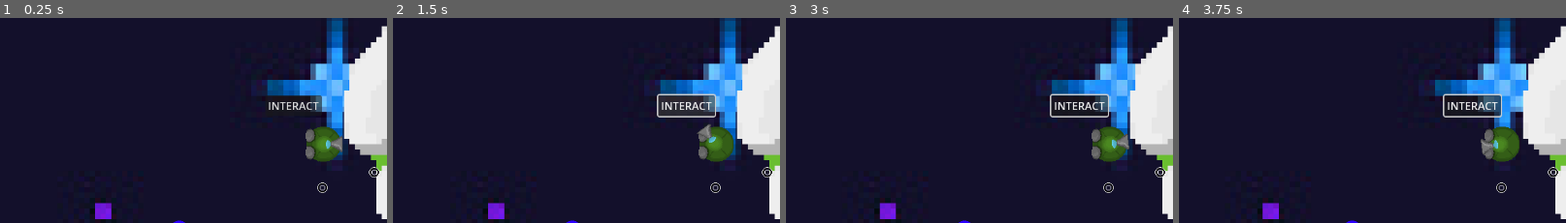
Above: before the commit, frames 1-4 (left to right).
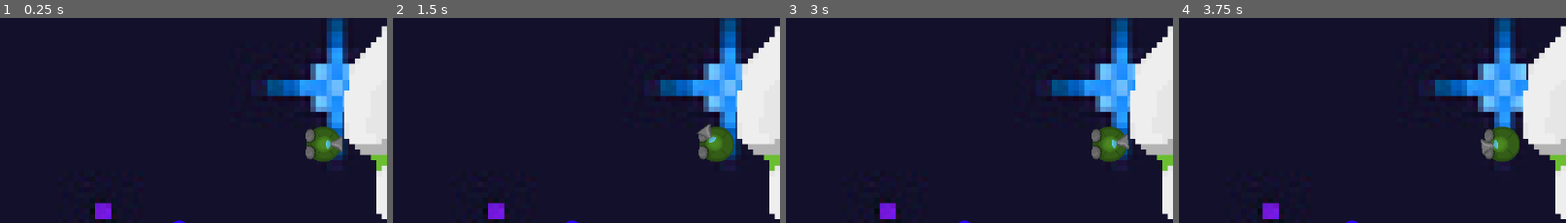
Above: after the commit, the same moments.

Repository: vmaxime03/ZigobarsJam
Game: Godot game, scene res://scenes/debug.tscn
Same seed, same stepped clock (60 frames per second), same inputs: the game is played once before the commit and once after it.
Inputs (mouse positions are % of the whole screen's width and height, from its top left):
- Up to frame 1 (0.25 s): no input
- Up to frame 2 (1.5 s): click (46, 44) at 0.5 s, where only the run before the commit has a clickable "INTERACT"; click (46, 44) at 1.25 s, where only the run before the commit has a clickable "INTERACT"
- Up to frame 3 (3 s): click (46, 44) at 2 s, where only the run before the commit has a clickable "INTERACT"; tap Enter at 2.75 s; move the mouse to (72, 48) at 2.77 s; tap D (d) at 2.85 s
- Up to frame 4 (3.75 s): tap E (e) at 3.05, 3.6 s; move the mouse to (30, 58) at 3.52 s
The pictures show only the part of the screen within x 8-58%, y 22-72%; the shares and areas given below are measured in that part.

The runs differ from the first frame. In frame 1, 0.7% of the frame differs, in the area x 69-98%, y 37-86%; in frame 2, 1.7%, in the area x 68-98%, y 36-86%; in frame 3, 1.1%; in frame 4, 1.3%.
Error before the commit: Invalid assignment of property or key 'max_value' with value of type 'int' on a base object of type 'null instance'. (res://scripts/player/player.gd:68)

Commit message:
réparation chlag de player

Diff:
--- a/game/scenes/player.tscn
+++ b/game/scenes/player.tscn
@@ -1,12 +1,9 @@
-[gd_scene load_steps=29 format=3 uid="uid://dgxyex6m3exjm"]
+[gd_scene load_steps=26 format=3 uid="uid://dgxyex6m3exjm"]
 
 [ext_resource type="Script" path="res://scripts/player/player.gd" id="1_5785e"]
 [ext_resource type="Texture2D" uid="uid://bkm4lotklys01" path="res://assets/art/vaisseau/vaisseauBaseAllAnime.png" id="2_0udfh"]
 [ext_resource type="Texture2D" uid="uid://c2sogd45bgoer" path="res://assets/art/vaisseau/teteVaisseau.png" id="3_03r80"]
-[ext_resource type="Texture2D" uid="uid://d01uyppkb0x6p" path="res://assets/art/progress_under.png" id="4_rl1vn"]
 [ext_resource type="PackedScene" uid="uid://00dvf4im8tux" path="res://scenes/aspirateur.tscn" id="4_t4ctc"]
-[ext_resource type="Texture2D" uid="uid://bwkh3705w1cb5" path="res://assets/art/progress_over.png" id="5_mlf7w"]
-[ext_resource type="Texture2D" uid="uid://e3smsef1qp54" path="res://assets/art/progress.png" id="6_wuw4j"]
 [ext_resource type="PackedScene" uid="uid://csk2sjrs4mf2t" path="res://scenes/Arrièreplan.tscn" id="8_mprob"]
 
 [sub_resource type="CircleShape2D" id="CircleShape2D_5inrx"]
@@ -144,14 +141,11 @@
 "move": SubResource("Animation_qjcpm")
 }
 
-[node name="Player" type="CharacterBody2D" node_paths=PackedStringArray("carbBar", "o2Bar", "interactButton", "body", "arm", "aspirateur", "body_animation_tree", "arm_animation_tree") groups=["joueur"]]
+[node name="Player" type="CharacterBody2D" node_paths=PackedStringArray("body", "arm", "aspirateur", "body_animation_tree", "arm_animation_tree") groups=["joueur"]]
 visibility_layer = 2
 collision_mask = 6
 script = ExtResource("1_5785e")
 carb = 1000
-carbBar = NodePath("Control/TextureProgressBar")
-o2Bar = NodePath("Control/TextureProgressBar2")
-interactButton = NodePath("Control/SelectButton")
 body = NodePath("body")
 arm = NodePath("arm")
 aspirateur = NodePath("arm/Aspirateur")
@@ -185,58 +179,3 @@
 [node name="Camera2D" type="Camera2D" parent="."]
 
 [node name="Arrièreplan" parent="Camera2D" instance=ExtResource("8_mprob")]
-
-[node name="Control" type="Control" parent="."]
-custom_minimum_size = Vector2(32, 32)
-layout_mode = 3
-anchors_preset = 0
-offset_left = -85.0
-offset_top = -73.0
-offset_right = 85.0
-offset_bottom = 73.0
-
-[node name="TextureProgressBar" type="TextureProgressBar" parent="Control"]
-custom_minimum_size = Vector2(16, 16)
-layout_mode = 1
-anchors_preset = -1
-anchor_left = 1.0
-anchor_top = 0.97
-anchor_right = 1.0
-anchor_bottom = 0.97
-offset_left = -16.0
-offset_top = -34.6
-offset_bottom = -18.6
-grow_horizontal = 0
-grow_vertical = 0
-fill_mode = 4
-texture_under = ExtResource("4_rl1vn")
-texture_over = ExtResource("5_mlf7w")
-texture_progress = ExtResource("6_wuw4j")
-tint_under = Color(0, 0, 0, 1)
-tint_progress = Color(1, 1, 0, 1)
-
-[node name="TextureProgressBar2" type="TextureProgressBar" parent="Control"]
-custom_minimum_size = Vector2(16, 16)
-layout_mode = 1
-anchors_preset = 7
-anchor_left = 0.5
-anchor_top = 1.0
-anchor_right = 0.5
-anchor_bottom = 1.0
-offset_left = -8.0
-offset_top = -16.0
-offset_right = 8.0
-grow_horizontal = 2
-grow_vertical = 0
-fill_mode = 4
-texture_under = ExtResource("4_rl1vn")
-texture_over = ExtResource("5_mlf7w")
-texture_progress = ExtResource("6_wuw4j")
-tint_under = Color(0, 0, 0, 1)
-tint_progress = Color(1, 1, 0, 1)
-
-[node name="SelectButton" type="Button" parent="Control"]
-layout_mode = 0
-offset_right = 8.0
-offset_bottom = 8.0
-text = "INTERACT"
--- /dev/null
+++ b/game/scenes/select_button.tscn
@@ -0,0 +1,6 @@
+[gd_scene format=3 uid="uid://dfx2khyuupxd6"]
+
+[node name="SelectButton" type="Button"]
+offset_right = 8.0
+offset_bottom = 8.0
+text = "INTERACT"
--- /dev/null
+++ b/game/scenes/texture_progress_bar.tscn
@@ -0,0 +1,24 @@
+[gd_scene load_steps=4 format=3 uid="uid://dnrstsu82hh1r"]
+
+[ext_resource type="Texture2D" uid="uid://d01uyppkb0x6p" path="res://assets/art/progress_under.png" id="1_o8k0t"]
+[ext_resource type="Texture2D" uid="uid://bwkh3705w1cb5" path="res://assets/art/progress_over.png" id="2_1t3fq"]
+[ext_resource type="Texture2D" uid="uid://e3smsef1qp54" path="res://assets/art/progress.png" id="3_kdmr3"]
+
+[node name="TextureProgressBar" type="TextureProgressBar"]
+custom_minimum_size = Vector2(16, 16)
+anchors_preset = -1
+anchor_left = 1.0
+anchor_top = 0.97
+anchor_right = 1.0
+anchor_bottom = 0.97
+offset_left = -16.0
+offset_top = -34.6
+offset_bottom = -18.6
+grow_horizontal = 0
+grow_vertical = 0
+fill_mode = 4
+texture_under = ExtResource("1_o8k0t")
+texture_over = ExtResource("2_1t3fq")
+texture_progress = ExtResource("3_kdmr3")
+tint_under = Color(0, 0, 0, 1)
+tint_progress = Color(1, 1, 0, 1)
--- /dev/null
+++ b/game/scenes/texture_progress_bar_2.tscn
@@ -0,0 +1,24 @@
+[gd_scene load_steps=4 format=3 uid="uid://da5tfwjojocph"]
+
+[ext_resource type="Texture2D" uid="uid://d01uyppkb0x6p" path="res://assets/art/progress_under.png" id="1_py0nu"]
+[ext_resource type="Texture2D" uid="uid://bwkh3705w1cb5" path="res://assets/art/progress_over.png" id="2_75u5i"]
+[ext_resource type="Texture2D" uid="uid://e3smsef1qp54" path="res://assets/art/progress.png" id="3_ehllw"]
+
+[node name="TextureProgressBar2" type="TextureProgressBar"]
+custom_minimum_size = Vector2(16, 16)
+anchors_preset = 7
+anchor_left = 0.5
+anchor_top = 1.0
+anchor_right = 0.5
+anchor_bottom = 1.0
+offset_left = -8.0
+offset_top = -16.0
+offset_right = 8.0
+grow_horizontal = 2
+grow_vertical = 0
+fill_mode = 4
+texture_under = ExtResource("1_py0nu")
+texture_over = ExtResource("2_75u5i")
+texture_progress = ExtResource("3_ehllw")
+tint_under = Color(0, 0, 0, 1)
+tint_progress = Color(1, 1, 0, 1)
--- a/game/scripts/player/player.gd
+++ b/game/scripts/player/player.gd
@@ -24,9 +24,9 @@
 
 
 @export_group("AFFICHAGE STATS")
-@export var carbBar : TextureProgressBar
-@export var o2Bar : TextureProgressBar
-@export var interactButton : Button
+@onready var carbBar : TextureProgressBar = preload("res://scenes/texture_progress_bar.tscn").instantiate()
+@onready var o2Bar : TextureProgressBar = preload("res://scenes/texture_progress_bar_2.tscn").instantiate()
+@onready var interactButton : Button = preload("res://scenes/select_button.tscn").instantiate()
 
 
 @onready var power : int = minpower
Not shown: 1 places in game/scenes/Ressource.tscn that only renumber resources
Not shown: 1 places in game/scenes/TestGenPro.tscn that only renumber resources
